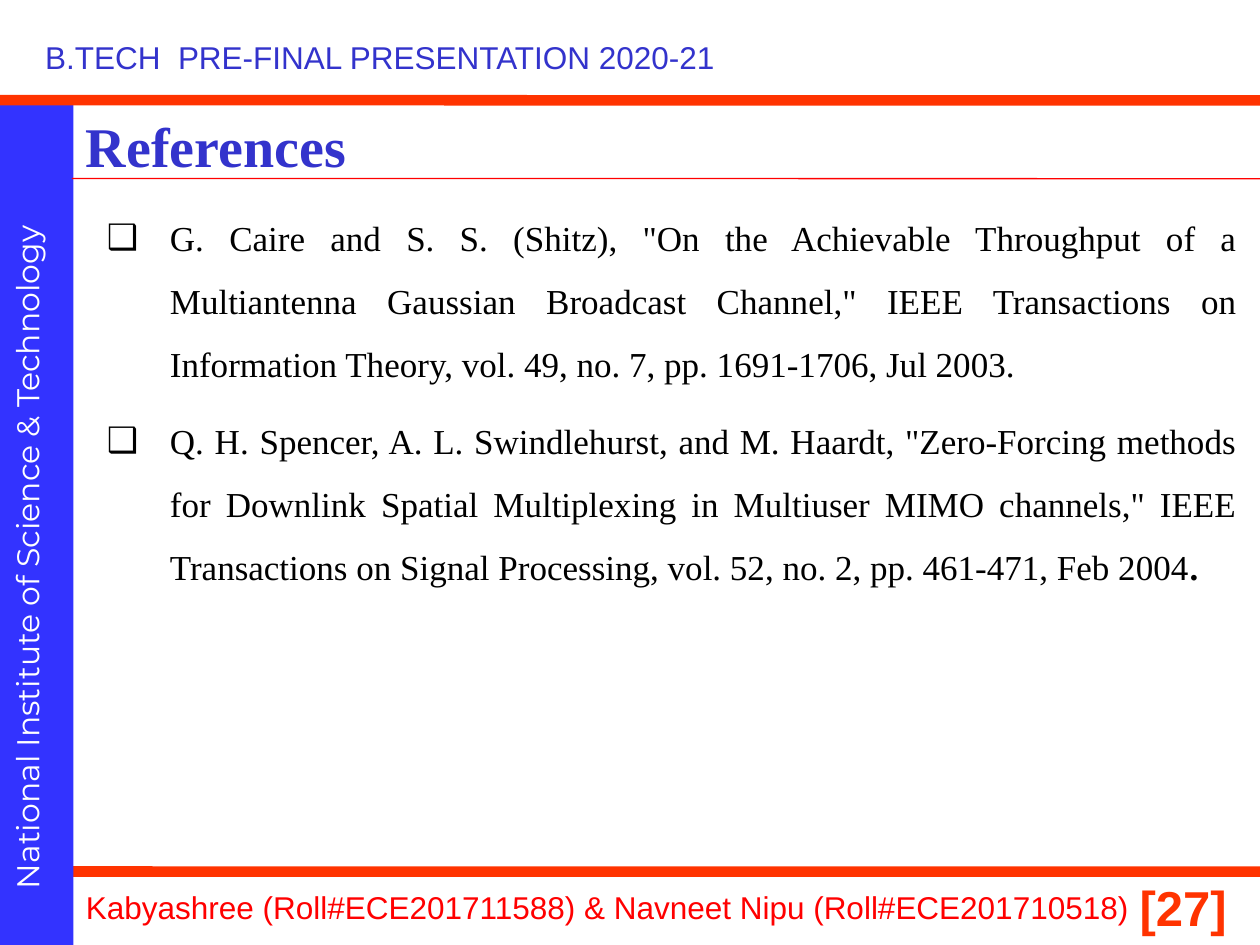
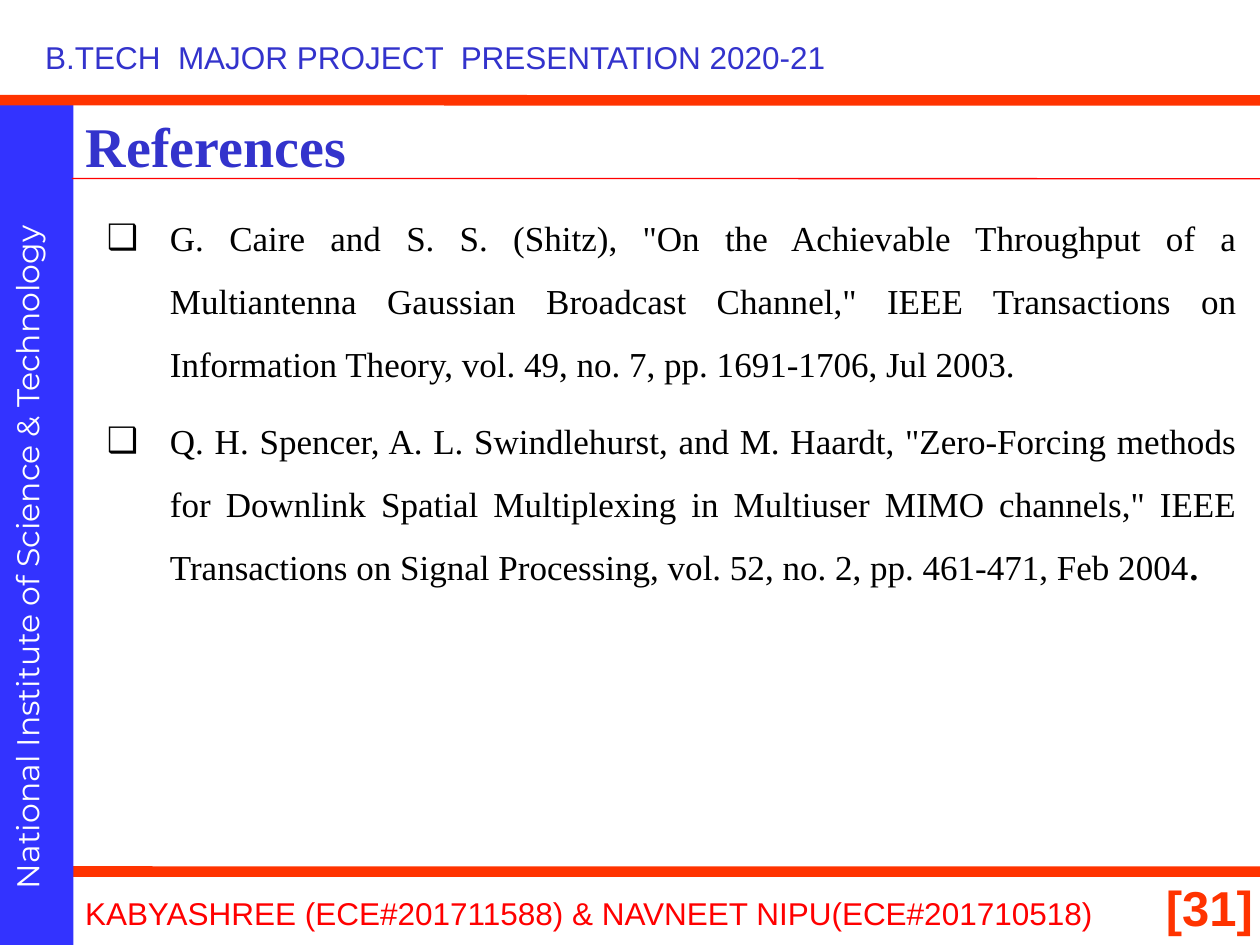
Before and after one commit to navneetnipu/btech_project, a slide deck: slide 31 of 21010.pptx (slide 27 before the commit). Drawn at 1260x945 pixels with LibreOffice and Linux fonts; fonts in the diff are those of the drawing; background and template pictures are left out. Boxes give left, top, right and bottom in pixels: in the first picture for what was removed or moved away, otherwise in the second. Text is boxed around its words. In the diff, an @@ line names an element or a change of style, - is before the commit and + after.

```diff
--- a/21010.pptx
+++ b/21010.pptx
@@ text at <box>45,47,826,70</box>: text changed @@
-B.TECH PRE-FINAL PRESENTATION 2020-21
+B.TECH MAJOR PROJECT PRESENTATION 2020-21
@@ page number removed at <box>1140,890,1227,937</box> @@
-[27]
@@ page number added at <box>1166,890,1253,937</box>, 28 pt, text #FF3300, bold @@
+[31]
@@ text at <box>85,902,1092,931</box>: text changed @@
-Kabyashree (Roll#ECE201711588) & Navneet Nipu (Roll#ECE201710518)
+KABYASHREE (ECE#201711588) & NAVNEET NIPU(ECE#201710518)
```
Also in this commit, not shown: 26 other slides changed, 5 slides added, 1 slide removed.
